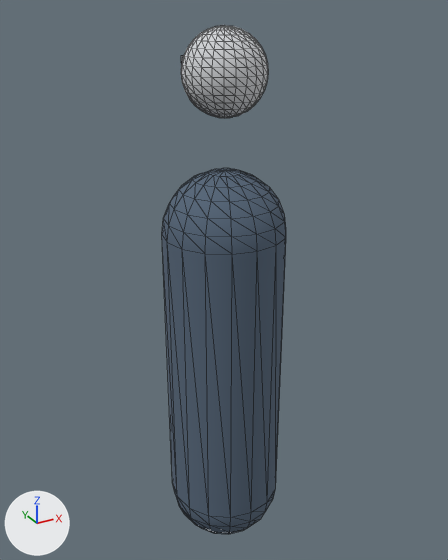
Before and after pictures for a commit that changed the glTF model models/avatar.glb.
Rendered twice from a camera (50 mm lens) standing at (-0.864, -1.567, 1.784) and looking at (0.02, 0.039, 0.981). The axes (+X, +Y, +Z) are drawn at lower left. The lights are the same throughout. The picture after the commit comes second. Mesh edges are drawn as thin lines. Where no turn or scale is listed for an object, it has been applied to the vertices. Vertices at exactly the same position are counted once.
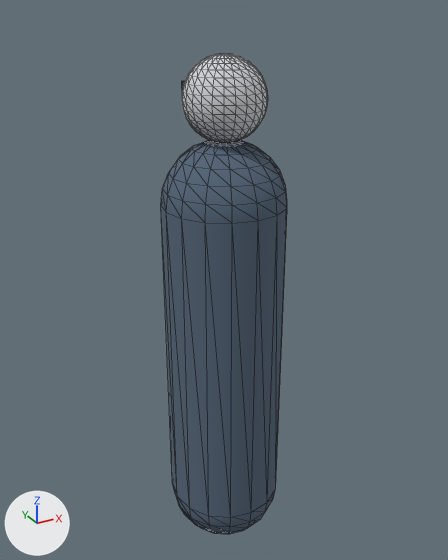
Where the newer file only moved an object's origin or applied its transform, the numbers keep the older frame.

Diff of the bpy script that builds the scene:
```diff
--- a/models/avatar.glb.py
+++ b/models/avatar.glb.py
@@ me_mesh_0 @@
 # used by ob_mesh_0; location = (0.0, 0.0, 0.685)
-me_mesh_0.from_pydata(...)  # 222 vertices, 400 faces; spans x -0.19..0.19, y -0.19..0.19, z -0.665..0.665
+me_mesh_0.from_pydata(...)  # 222 vertices, 400 faces; spans x -0.19..0.19, y -0.19..0.19, z -0.665..0.755
+# me_mesh_0 part 1: all 119 vertices in x -0.19..0.19, y -0.19..0.19, z 0.475..0.665 are moved by (0.0, 0.0, 0.09)
 me_mesh_0.materials.append(mat_material_0)
@@ ob_mesh_1 @@
 ob_mesh_1 = bpy.data.objects.new('Mesh_1', me_mesh_1)
-ob_mesh_1.location = (0.0, 0.0, 1.62)
+ob_mesh_1.location = (0.0, 0.0, 1.55)
```

Boxes [x1, y1, x2, y2] around the edits, measured in the pictures (448 x 560 px; the box of a moved part takes in the faces that stretch with it):
'Mesh_0', reshaped (8% taller): before [162, 168, 286, 534]; after [161, 140, 287, 534]
'Mesh_1', moved: before [181, 25, 268, 118]; after [182, 53, 268, 143]
part 1 of me_mesh_0, moved or reshaped: before [162, 168, 286, 460]; after [161, 140, 287, 460]
